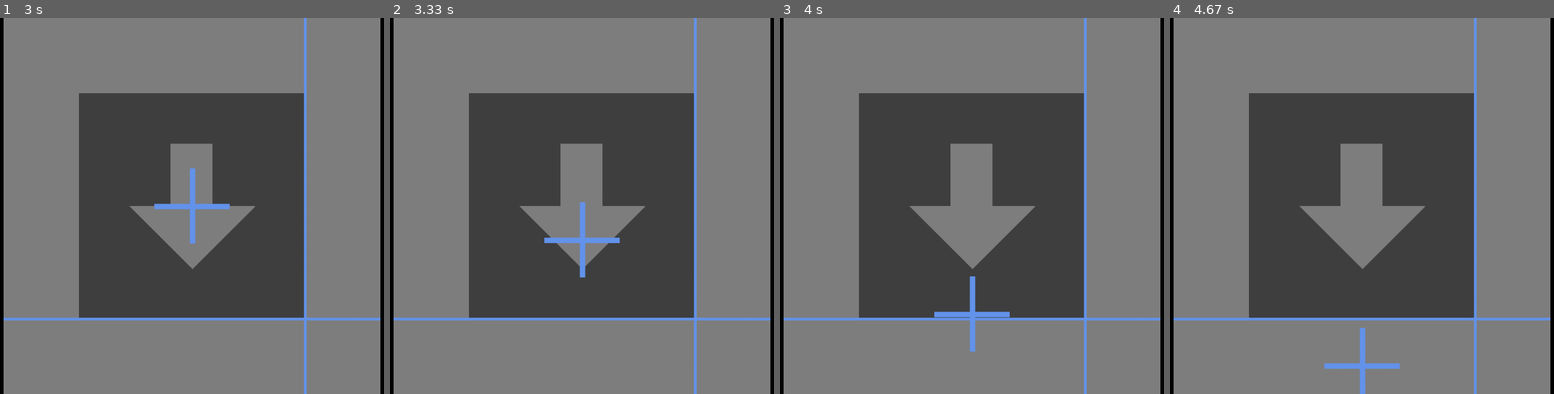
Above: before the commit, frames 1-4 (left to right).
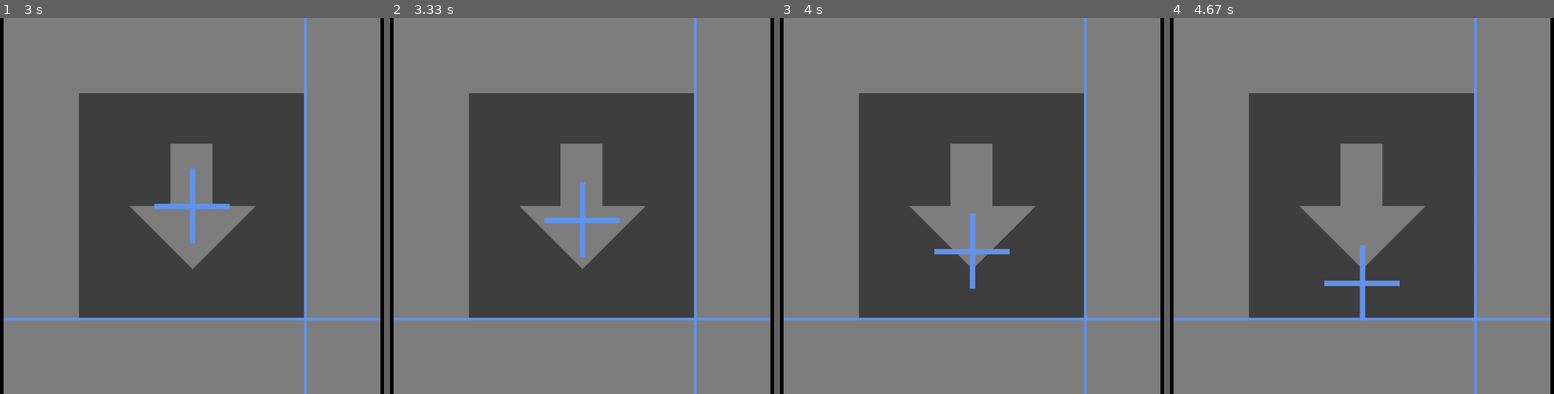
Above: after the commit, the same moments.

Repository: venthur/pyff
Game: pygame game, started from src/Feedbacks/FeedbackCursorArrow/FeedbackCursorArrow.py
The game is run twice, just before and just after one commit, with the same random seed, the same clock (stepped at 60 frames per second) and the same inputs. The source is Python 2; it was converted automatically to run under Python 3.
Inputs:
- Up to frame 1 (3 s): no input
- Up to frame 2 (3.33 s): no input
- Up to frame 3 (4 s): no input
- Up to frame 4 (4.67 s): no input

Frame 1 is identical in both runs. In frame 2, 0.7% of the frame differs, in the area x 40-60%, y 43-70%; in frame 3, 1.1%; in frame 4, 1.1%, in the area x 40-60%, y 60-100%.

Commit message:
fixed bug in FeedbackCursorArrow
git-svn-id: https://pyff.googlecode.com/svn/trunk@162 50cd3e91-b052-0410-92d0-9544d30d4854

Diff:
--- a/src/Feedbacks/FeedbackCursorArrow/FeedbackCursorArrow.py
+++ b/src/Feedbacks/FeedbackCursorArrow/FeedbackCursorArrow.py
@@ -3,7 +3,7 @@
 
 
 # FeedbackCursorArrow.py -
-# Copyright (C) 2008-2009  Bastian Venthur
+# Copyright (C) 2008-2009  Bastian Venthur, Simon Scholler
 #
 # This program is free software; you can redistribute it and/or modify
 # it under the terms of the GNU General Public License as published by
@@ -99,9 +99,9 @@
         self.screenHeight =  700
         self.countdownFrom = 2
         self.hitMissDuration =  1000
-        self.dampedMovement = True
+        self.dampedMovement = False
         self.showPunchline = True
-        self.damping = 'linear'
+        #self.damping = 'linear'
         self.damping = 'distance'
 
         self.pause = False
@@ -232,10 +232,11 @@
         self.f = (self.targetDirection-0.5)*2   #TODO: remove HACK
 
         if not self.dampedMovement:
-            self.pos = (self.f * self.trialElapsed * self.size * 0.5) / self.durationPerTrial
+            v = self.f * self.v0
         else:
             v = self.damp_movement()
-            self.pos += self.f * v
+
+        self.pos += self.f * v
 
         # send marker if cursor hits the border for the first time
         if abs(self.pos)>self.s1 and not self.cursorTransition:
@@ -325,7 +326,6 @@
             self.targetDirections = [1] * int(self.pauseAfter)
             self.targetDirections[0:int(self.pauseAfter / 2)] = [0] * int(self.pauseAfter / 2)
             random.shuffle(self.targetDirections)
-            print 'targetDirections: ' + str(self.targetDirections)
             return
         t = (self.countdownFrom * 1000 - self.countdownElapsed) / 1000
         self.draw_init()
@@ -496,13 +496,16 @@
         self.size = min(self.screen.get_height(), self.screen.get_width())
         self.borderWidth = int(self.size*self.borderWidthRatio/2)
         self.offsetX = (self.screenWidth-self.size)/2
-
-        self.dampingTime = self.durationPerTrial-self.durationUntilBorder
-        self.t1 = self.FPS * self.durationUntilBorder/1000
-        self.t2 = self.FPS * self.dampingTime/1000
         self.s1 = self.size/2-self.borderWidth
         self.s2 = self.borderWidth
-        self.v0 = self.s2/(1.0*self.t2) + self.s1/(2.0*self.t1)
+
+        if self.dampedMovement:
+            self.v0 = self.s2/(1.0*self.t2) + self.s1/(2.0*self.t1)
+            self.dampingTime = self.durationPerTrial-self.durationUntilBorder
+            self.t1 = self.FPS * self.durationUntilBorder/1000
+            self.t2 = self.FPS * self.dampingTime/1000
+        else:
+            self.v0 = (self.size * 0.5) / (self.durationPerTrial*self.FPS/1000.0)
 
         # arrow
         scale = self.size / 3
